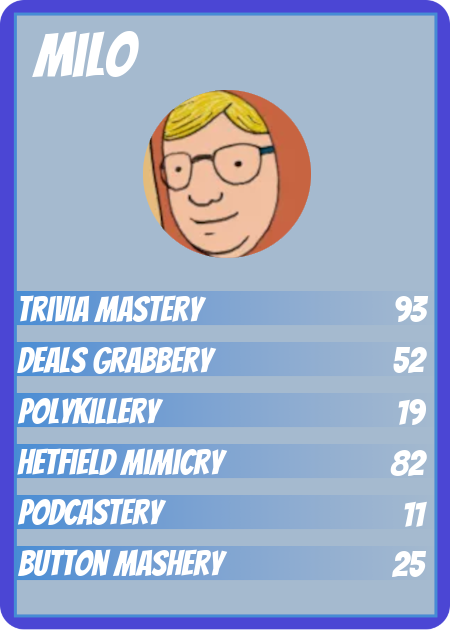
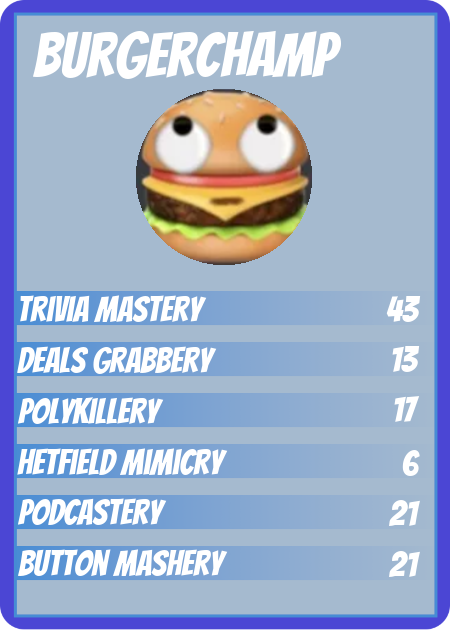
Layered file, before and after one edit (450×630). Changes by layer:
renamed "Milo" to "Burgerchamp", painted on it over 32, 30, 341, 79
painted on "Pasted Layer", unmasked it over 136, 89, 312, 265
renamed "93" to "43", painted on it over 386, 296, 429, 322
renamed "52" to "13 #1", painted on it over 392, 346, 427, 373
renamed "19" to "17", painted on it over 394, 396, 427, 425
renamed "82" to "6", painted on it over 390, 450, 427, 476
renamed "11" to "21", painted on it over 389, 500, 427, 527
renamed "25" to "21 #1", painted on it over 389, 551, 426, 577
